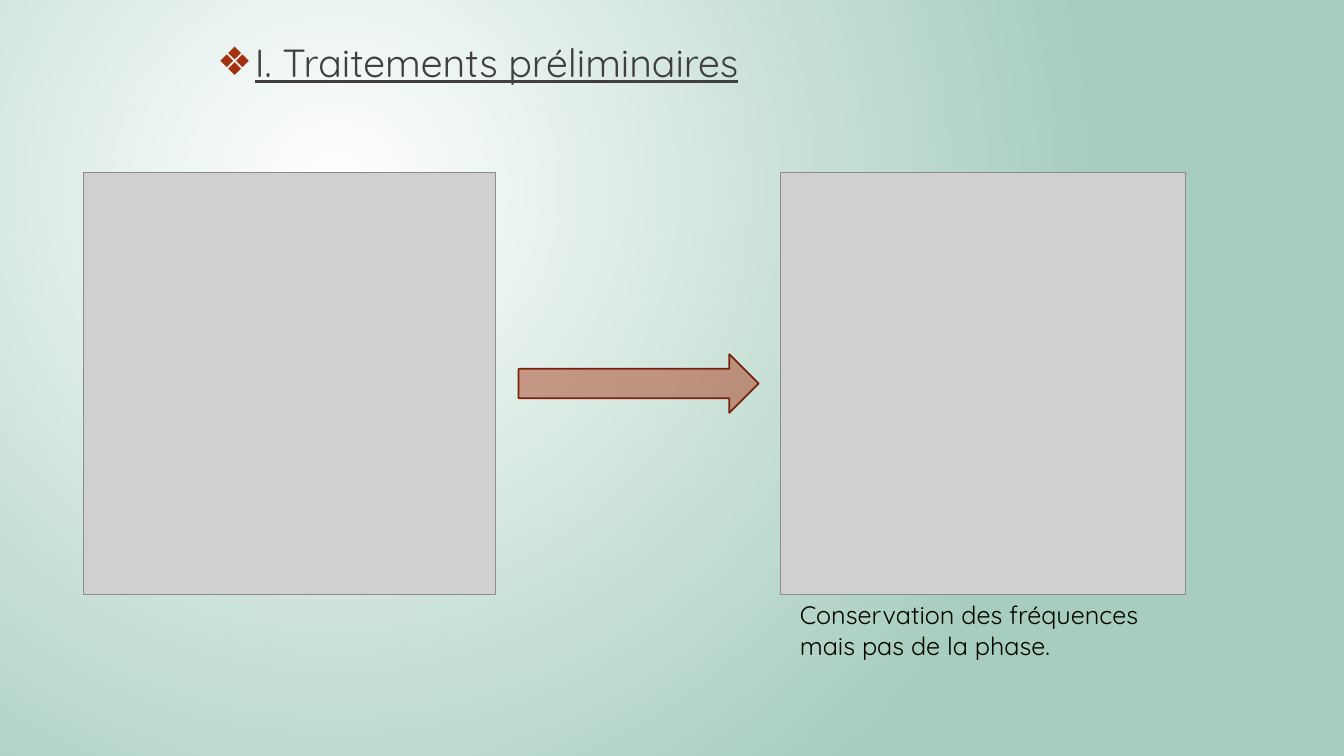
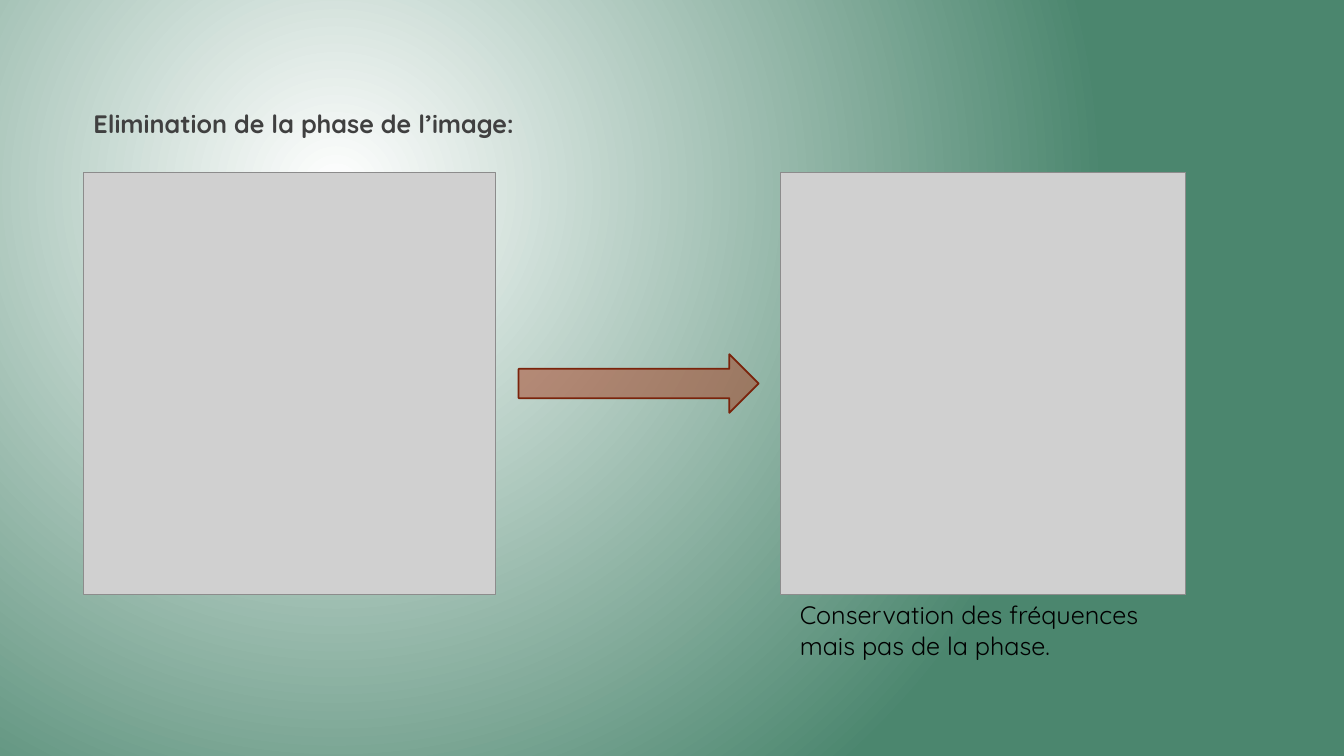
Before and after one commit to Killian-Herveau/PIMS, a slide deck: slide 12 of Pres_Avril/PresentationPIMSAvril.pptx (slide 7 before the commit). Drawn at 1344x756 pixels with LibreOffice and Linux fonts; fonts in the diff are those of the drawing; grey boxes stand for pictures. Boxes give left, top, right and bottom in pixels: in the first picture for what was removed or moved away, otherwise in the second. Text is boxed around its words. In the diff, an @@ line names an element or a change of style, - is before the commit and + after.

```diff
--- a/Pres_Avril/PresentationPIMSAvril.pptx
+++ b/Pres_Avril/PresentationPIMSAvril.pptx
@@ background gradient #FFFFFF to #A6CDBD to gradient #FFFFFF to #4B866E @@
@@ text removed at (255,48,738,85) @@
-❖ I. Traitements préliminaires
@@ text added at (93,114,514,138), 18 pt, text #404040, bold @@
+Elimination de la phase de l’image:
```
Also in this commit, not shown: 9 other slides changed, 5 slides added, 6 slides removed, 3 other files.
